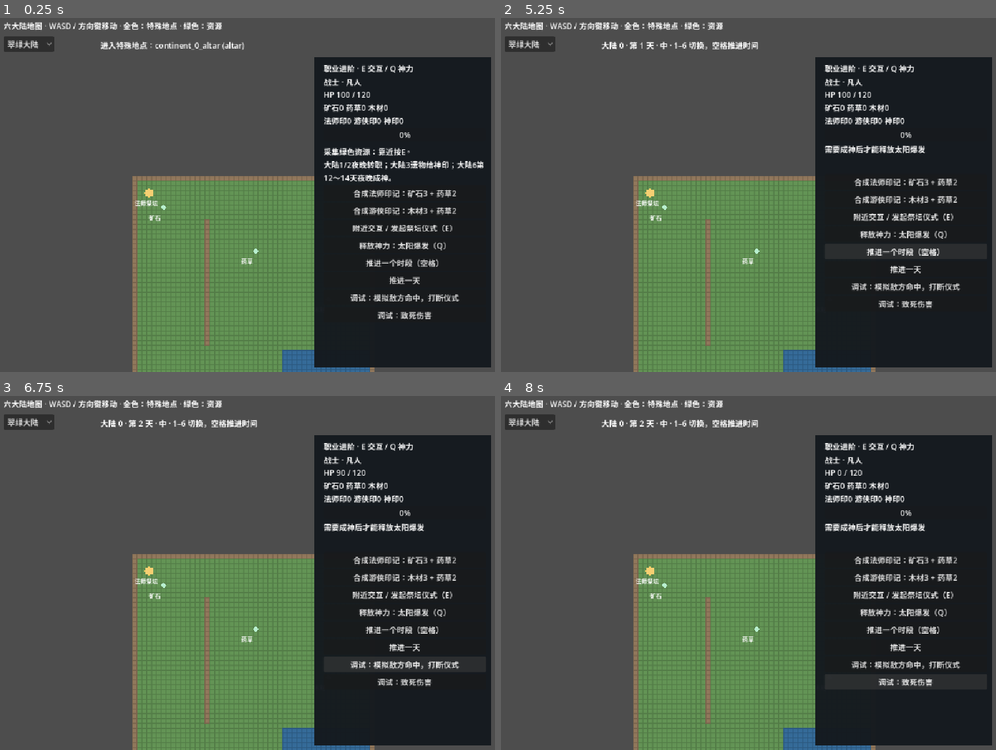
Above: before the commit, frames 1-4 (two rows, left to right).
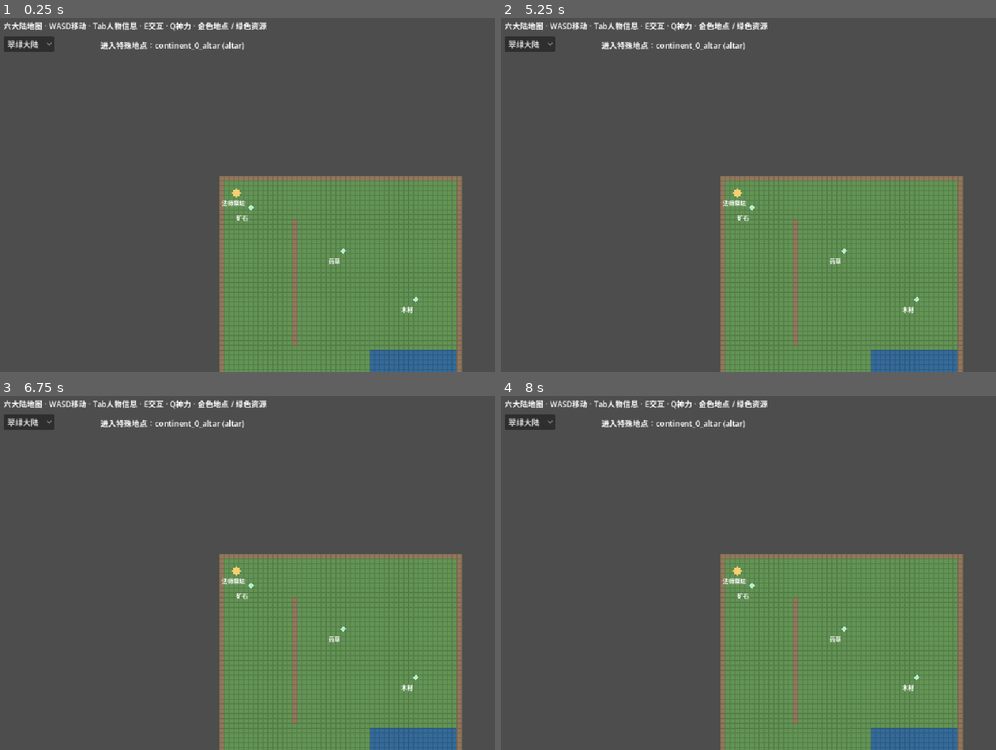
Above: after the commit, the same moments.

Repository: wmivi19-sketch/wdyi-game
Game: Godot game, scene res://scenes/MapDemo.tscn
Same seed, same stepped clock (60 frames per second), same inputs: the game is played once before the commit and once after it.
Inputs (mouse positions are in pixels of both pictures, inside the frame that each line leads up to):
- Up to frame 1 (0.25 s): no input
- Up to frame 2 (5.25 s): click "翠绿大陆" at 0.5 s; click (906, 191) at 1.25 s, where only the run before the commit has a clickable "合成法师印记：矿石3 + 药草2"; click (906, 180) at 2 s, where only the run before the commit has a clickable "合成法师印记：矿石3 + 药草2"; click (906, 198) at 2.75 s, where only the run before the commit has a clickable "合成游侠印记：木材3 + 药草2"; click (906, 216) at 3.5 s, where only the run before the commit has a clickable "附近交互 / 发起祭坛仪式（E）"; click (906, 233) at 4.25 s, where only the run before the commit has a clickable "释放神力：太阳爆发（Q）"; click (906, 251) at 5 s, where only the run before the commit has a clickable "推进一个时段（空格）"
- Up to frame 3 (6.75 s): click (405, 647) at 5.75 s, where only the run before the commit has a clickable "推进一天"; click (405, 665) at 6.5 s, where only the run before the commit has a clickable "调试：模拟敌方命中，打断仪式"
- Up to frame 4 (8 s): click (906, 682) at 7.25 s, where only the run before the commit has a clickable "调试：致死伤害"

The runs differ from the first frame. In frame 1, 43% of the frame differs, in the area x 14-100%, y 1-100%; in frame 2, 44%; in frame 3, 44%; in frame 4, 44%.

Commit message:
Connect Tab character info panel to the existing game

Diff:
--- a/map/progression/panel.gd
+++ b/map/progression/panel.gd
@@ -10,10 +10,9 @@
 
 func setup(progression_world: Node) -> void:
 	world = progression_world
-	position = Vector2(720, 100)
 	custom_minimum_size = Vector2(335, 0)
 	var title := Label.new()
-	title.text = "职业进阶 · E 交互 / Q 神力"
+	title.text = "人物信息 · Tab关闭"
 	add_child(title)
 	summary = Label.new()
 	summary.autowrap_mode = TextServer.AUTOWRAP_WORD_SMART
@@ -50,6 +49,8 @@
 
 func _button(text: String, action: Callable) -> void:
 	var button := Button.new()
+	# Tab belongs to the information toggle, not keyboard focus traversal.
+	button.focus_mode = Control.FOCUS_NONE
 	button.text = text
 	button.pressed.connect(action)
 	add_child(button)
@@ -60,8 +61,13 @@
 	for id in form.get("class_ids", []):
 		names.append(ClassManager.classes[id].display_name)
 	var status := "神明" if form.get("is_deity", false) else ("半神" if form.get("is_demigod", false) else "凡人")
-	summary.text = "%s · %s\nHP %.0f / %.0f\n矿石%d 药草%d 木材%d\n法师印%d 游侠印%d 神印%d" % [
+	var skills: Array[String] = []
+	var skill_names := {"slash": "斩击", "fireball": "火球", "arrow": "箭矢", "sun_burst": "太阳爆发"}
+	for skill_id in world.player.skill_ids:
+		skills.append(String(skill_names.get(skill_id, skill_id)))
+	summary.text = "%s · %s\nHP %.0f / %.0f\n技能：%s\n矿石%d 药草%d 木材%d\n法师印%d 游侠印%d 神印%d" % [
 		" + ".join(names), status, world.player.hp, world.player.stats["max_hp"],
+		"、".join(skills),
 		world.inventory.count_item("ore"), world.inventory.count_item("herb"),
 		world.inventory.count_item("wood"), world.inventory.count_item("mage_mark"),
 		world.inventory.count_item("ranger_mark"), world.inventory.count_item("sun_mark")]
--- /dev/null
+++ b/map/scenes/CharacterInfoUI.tscn
@@ -0,0 +1,26 @@
+[gd_scene load_steps=4 format=3]
+
+[ext_resource type="Script" path="res://scripts/CharacterInfoUI.gd" id="1"]
+[ext_resource type="Script" path="res://progression/panel.gd" id="2"]
+
+[sub_resource type="StyleBoxFlat" id="PanelStyle"]
+bg_color = Color(0.08, 0.10, 0.12, 0.97)
+content_margin_left = 20.0
+content_margin_top = 10.0
+content_margin_right = 10.0
+content_margin_bottom = 10.0
+
+[node name="GameUI" type="CanvasLayer"]
+script = ExtResource("1")
+
+[node name="CharacterInfoPanel" type="PanelContainer" parent="."]
+visible = false
+offset_left = 700.0
+offset_top = 90.0
+offset_right = 1065.0
+offset_bottom = 730.0
+theme_override_styles/panel = SubResource("PanelStyle")
+
+[node name="ProgressionPanel" type="VBoxContainer" parent="CharacterInfoPanel"]
+layout_mode = 2
+script = ExtResource("2")
--- /dev/null
+++ b/map/scripts/CharacterInfoUI.gd
@@ -0,0 +1,15 @@
+extends CanvasLayer
+
+signal panel_toggled(is_visible: bool)
+
+@onready var character_info_panel: Control = $CharacterInfoPanel
+
+func _ready() -> void:
+	character_info_panel.hide()
+
+func _unhandled_input(event: InputEvent) -> void:
+	if event is InputEventKey:
+		if event.pressed and not event.echo and event.keycode == KEY_TAB:
+			character_info_panel.visible = not character_info_panel.visible
+			panel_toggled.emit(character_info_panel.visible)
+			get_viewport().set_input_as_handled()
--- a/map/scripts/MapDemo.gd
+++ b/map/scripts/MapDemo.gd
@@ -7,18 +7,21 @@
 var player: CharacterBody2D
 var status: Label
 var progression_world: Node
+var character_info_ui: CanvasLayer
 
 func _ready() -> void:
 	loader = Loader.new()
 	loader.position = Vector2(60, 110)
 	call_deferred("_attach_loader")
-	var ui := CanvasLayer.new()
+	character_info_ui = preload("res://scenes/CharacterInfoUI.tscn").instantiate()
+	var ui: CanvasLayer = character_info_ui
 	add_child(ui)
 	var title := Label.new()
-	title.text = "六大陆地图 · WASD / 方向键移动 · 金色：特殊地点 · 绿色：资源"
+	title.text = "六大陆地图 · WASD移动 · Tab人物信息 · E交互 · Q神力 · 金色地点 / 绿色资源"
 	title.position = Vector2(60, 12)
 	ui.add_child(title)
 	var selector := OptionButton.new()
+	selector.focus_mode = Control.FOCUS_NONE
 	selector.position = Vector2(60, 46)
 	for map_name in MAP_NAMES:
 		selector.add_item(map_name)
@@ -29,18 +32,13 @@
 	ui.add_child(status)
 	player = preload("res://scenes/Player.tscn").instantiate()
 	add_child(player)
-	# Reserve the right side for progression controls while following the player.
-	player.camera.offset = Vector2(180, 0)
+	# Keep the player clear of the sidebar only while it is open.
+	character_info_ui.panel_toggled.connect(func(is_visible: bool):
+		player.camera.offset = Vector2(180, 0) if is_visible else Vector2.ZERO)
 	progression_world = preload("res://progression/world.gd").new()
 	add_child(progression_world)
 	progression_world.setup(loader, player)
-	var panel_background := ColorRect.new()
-	panel_background.position = Vector2(700, 90)
-	panel_background.size = Vector2(365, 640)
-	panel_background.color = Color(0.08, 0.10, 0.12, 0.97)
-	ui.add_child(panel_background)
-	var progression_panel := preload("res://progression/panel.gd").new()
-	ui.add_child(progression_panel)
+	var progression_panel: VBoxContainer = ui.get_node("CharacterInfoPanel/ProgressionPanel")
 	progression_panel.setup(progression_world)
 	loader.location_entered.connect(func(id: String, kind: String, _body: Node2D): status.text = "进入特殊地点：%s (%s)" % [id, kind])
 	loader.location_exited.connect(func(_id: String, _kind: String, _body: Node2D): status.text = "继续探索")
--- /dev/null
+++ b/map/tests/CharacterInfoUITest.gd
@@ -0,0 +1,84 @@
+extends SceneTree
+
+var failures: int = 0
+var checks: int = 0
+
+func _initialize() -> void:
+	call_deferred("_run")
+
+func check(condition: bool, description: String) -> void:
+	checks += 1
+	if condition:
+		print("PASS: ", description)
+	else:
+		failures += 1
+		push_error(description)
+
+func key(code: Key, pressed: bool, echo: bool = false) -> void:
+	var event := InputEventKey.new()
+	event.keycode = code
+	event.physical_keycode = code
+	event.pressed = pressed
+	event.echo = echo
+	Input.parse_input_event(event)
+
+func _run() -> void:
+	var demo = load("res://scenes/MapDemo.tscn").instantiate()
+	root.add_child(demo)
+	for i in range(5):
+		await process_frame
+	var ui: CanvasLayer = demo.character_info_ui
+	var panel: Control = ui.get_node("CharacterInfoPanel")
+	var contents: VBoxContainer = panel.get_node("ProgressionPanel")
+	check(not panel.visible, "character info is hidden at startup")
+	check(demo.player.camera.offset == Vector2.ZERO, "hidden panel does not reserve camera space")
+	key(KEY_F, true)
+	key(KEY_F, false)
+	await process_frame
+	check(not panel.visible, "other gameplay keys do not open panel")
+	key(KEY_TAB, true)
+	await process_frame
+	check(panel.visible, "actual Tab input opens panel")
+	check(demo.player.camera.offset == Vector2(180, 0), "open panel keeps player clear of sidebar")
+	check(contents.summary.text.contains("战士") and contents.summary.text.contains("斩击"), "panel shows real class and skills")
+	key(KEY_TAB, true, true)
+	await process_frame
+	check(panel.visible, "key repeat does not toggle")
+	key(KEY_TAB, false)
+	await process_frame
+	check(panel.visible, "key release does not toggle")
+	if OS.get_cmdline_user_args().has("--capture-ui"):
+		await RenderingServer.frame_post_draw
+		root.get_texture().get_image().save_png("res://.validation/character-info-open.png")
+	var button: Button
+	for child in contents.get_children():
+		if child is Button:
+			check(child.focus_mode == Control.FOCUS_NONE, "panel button cannot capture Tab focus")
+			if button == null: button = child
+	var click := InputEventMouseButton.new()
+	click.position = button.get_global_rect().get_center()
+	click.button_index = MOUSE_BUTTON_LEFT
+	click.pressed = true
+	Input.parse_input_event(click)
+	var release := click.duplicate() as InputEventMouseButton
+	release.pressed = false
+	Input.parse_input_event(release)
+	await process_frame
+	check(root.gui_get_focus_owner() == null, "mouse click does not acquire keyboard focus")
+	key(KEY_TAB, true)
+	key(KEY_TAB, false)
+	await process_frame
+	check(not panel.visible, "Tab closes after clicking a panel button")
+	var manager: Node = root.get_node("ClassManager")
+	manager.apply_confirmed_damage(1, 10.0)
+	manager.add_class_slot("mage", 1)
+	check(not panel.visible, "game updates do not force panel open")
+	check(contents.summary.text.contains("90 / 160") and contents.summary.text.contains("法师") and contents.summary.text.contains("火球"), "hidden panel keeps health class and skills current")
+	key(KEY_TAB, true)
+	key(KEY_TAB, false)
+	await process_frame
+	check(panel.visible and contents.summary.text.contains("火球"), "reopening shows latest character state")
+	demo.queue_free()
+	await process_frame
+	print("Character info UI: %d checks, %d failures" % [checks, failures])
+	quit(0 if failures == 0 else 1)
Not shown, added: map/scripts/CharacterInfoUI.gd.uid
Not shown, added: map/tests/CharacterInfoUITest.gd.uid
Not shown, changed: .github/workflows/class-progression.yml
Not shown, changed: map/PROGRESSION.md
Not shown, changed: map/README.md
